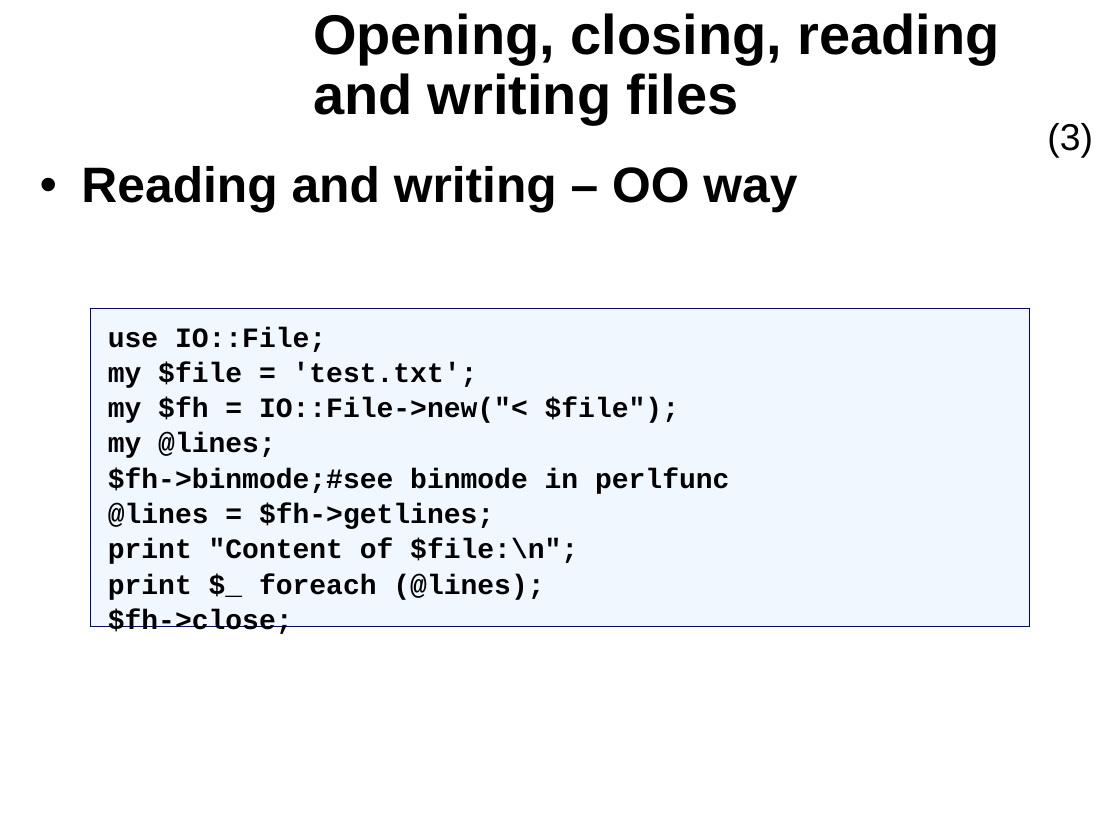
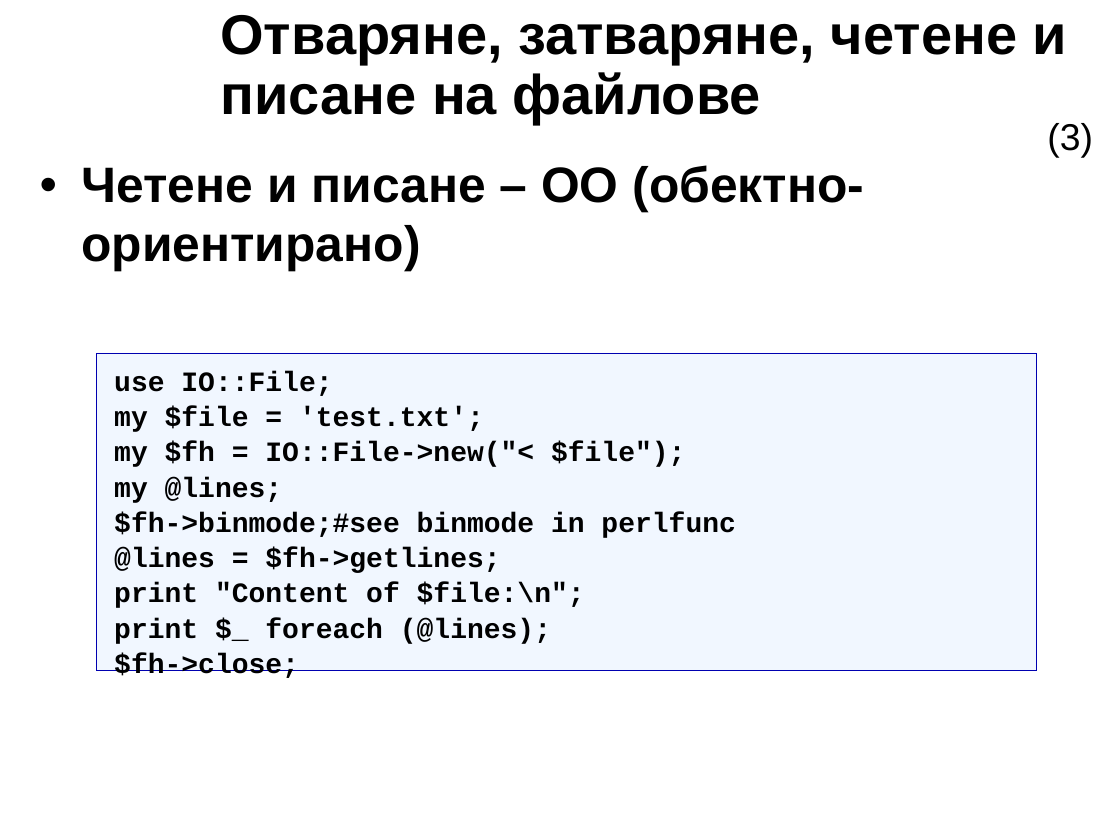
Before and after one commit to kberov/PerlProgrammingCourse, a slide deck: slide 26 of 06_io_bg.odp. Drawn at 1120x840 pixels with LibreOffice and Linux fonts; fonts in the diff are those of the drawing; background and template pictures are left out. Boxes give left, top, right and bottom in pixels: in the first picture for what was removed or moved away, otherwise in the second. Text is boxed around its words. In the diff, an @@ line names an element or a change of style, - is before the commit and + after.

```diff
--- a/06_io_bg.odp
+++ b/06_io_bg.odp
@@ title at bbox=[220, 15, 1067, 124]: text changed @@
-Opening, closing, reading and writing files
+Отваряне, затваряне, четене и писане на файлове
@@ text at bbox=[81, 165, 864, 272]: text changed @@
-• Reading and writing – OO way
+• Четене и писане – OO (обектно-ориентирано)
@@ rectangle "use IO::File;": place and size @@
-rectangle "use IO::File;" at bbox=[91, 309, 1030, 627]
+rectangle "use IO::File;" at bbox=[96, 353, 1036, 671]
```
Also in this commit, not shown: 25 other slides changed, 17 slides added, 17 slides removed, 2 other files.
